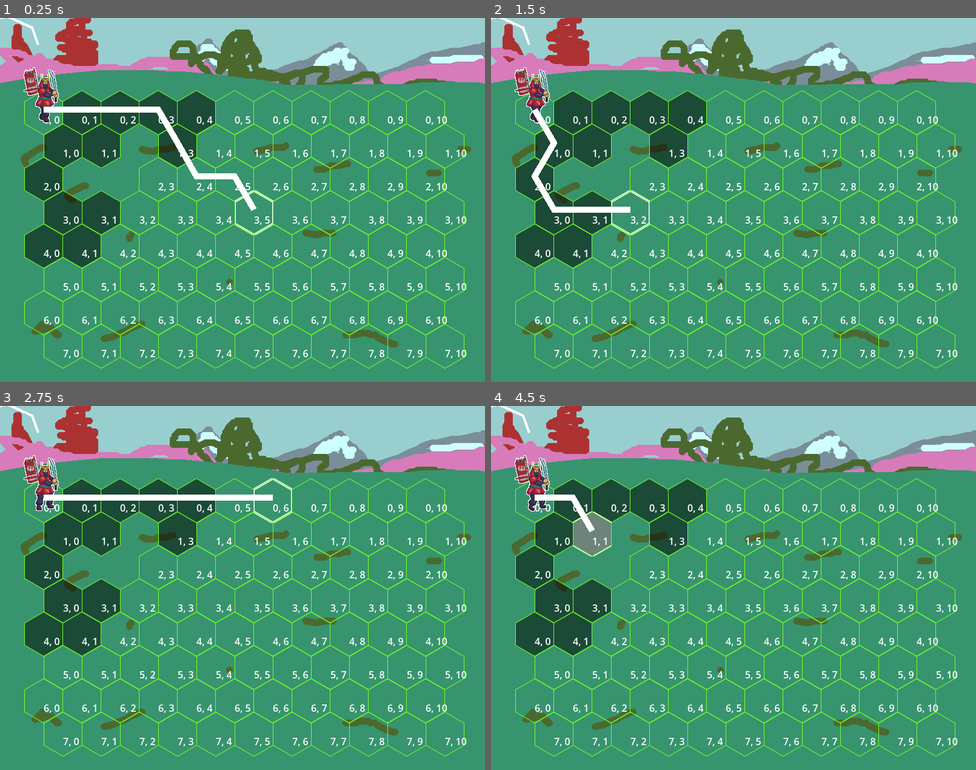
Above: before the commit, frames 1-4 (two rows, left to right).
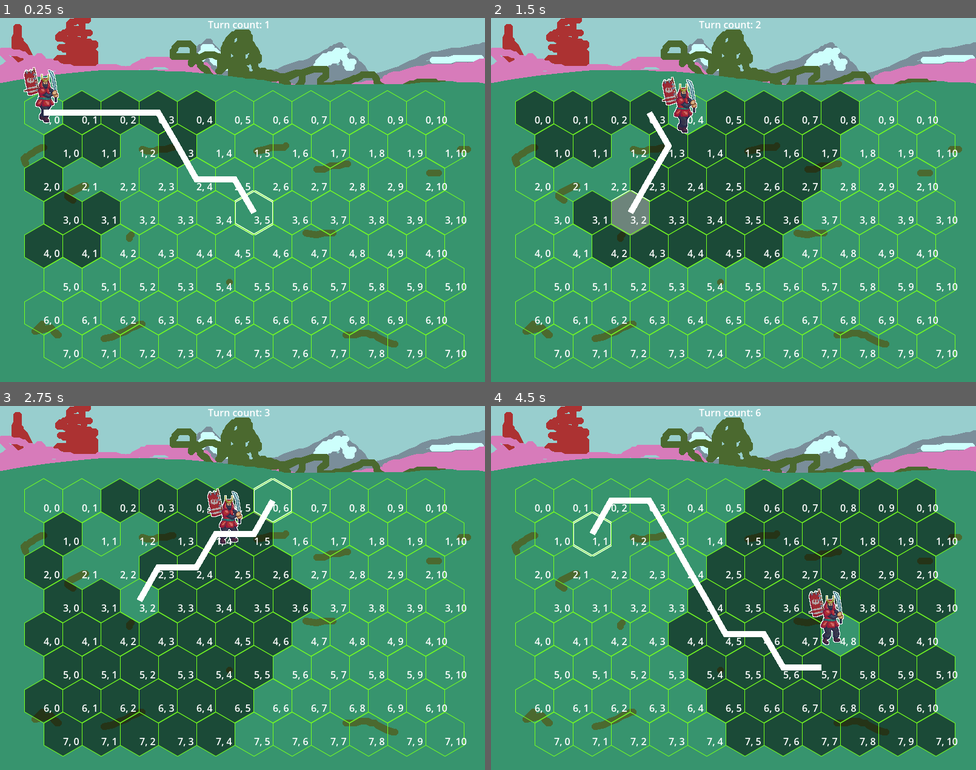
Above: after the commit, the same moments.

Repository: akrupych/nebula
Game: Godot game, scene res://scenes/battle.tscn
The game is run twice, just before and just after one commit, with the same random seed, the same clock (stepped at 60 frames per second) and the same inputs.
Inputs (mouse positions are in pixels of both pictures, inside the frame that each line leads up to):
- Up to frame 1 (0.25 s): no input
- Up to frame 2 (1.5 s): move the mouse to (840, 181) at 0.52 s; click (840, 181) at 0.6 s; move the mouse to (636, 218) at 1.27 s; click (636, 218) at 1.35 s
- Up to frame 3 (2.75 s): move the mouse to (291, 507) at 2.02 s; click (291, 507) at 2.1 s
- Up to frame 4 (4.5 s): move the mouse to (709, 660) at 2.77 s; click (709, 660) at 2.85 s; move the mouse to (879, 642) at 3.52 s; click (879, 642) at 3.6 s; move the mouse to (588, 533) at 4.27 s; click (588, 533) at 4.35 s

The runs differ from the first frame. In frame 1, 0.9% of the frame differs, in the area x 0-56%, y 0-54%; in frame 2, 21%; in frame 3, 25%; in frame 4, 43%, in the area x 0-96%, y 0-97%.

Commit message:
add turn system and movement

Diff:
--- a/project.godot
+++ b/project.godot
@@ -20,6 +20,14 @@
 window/size/viewport_width=800
 window/size/viewport_height=600
 
+[input]
+
+left_mouse_button={
+"deadzone": 0.2,
+"events": [Object(InputEventMouseButton,"resource_local_to_scene":false,"resource_name":"","device":-1,"window_id":0,"alt_pressed":false,"shift_pressed":false,"ctrl_pressed":false,"meta_pressed":false,"button_mask":0,"position":Vector2(0, 0),"global_position":Vector2(0, 0),"factor":1.0,"button_index":1,"canceled":false,"pressed":false,"double_click":false,"script":null)
+]
+}
+
 [rendering]
 
 textures/canvas_textures/default_texture_filter=0
--- a/scenes/battle.tscn
+++ b/scenes/battle.tscn
@@ -6,6 +6,7 @@
 [ext_resource type="PackedScene" uid="uid://b51ewttoobfjy" path="res://scenes/hex.tscn" id="4_yahae"]
 [ext_resource type="Shader" uid="uid://degwetys6ixsf" path="res://shaders/selection.gdshader" id="5_v7i3o"]
 [ext_resource type="Texture2D" uid="uid://b2ipy827jj5dd" path="res://sprites/samurai.png" id="6_66ngm"]
+[ext_resource type="Script" uid="uid://ol5yaeobbmo4" path="res://scripts/samurai.gd" id="7_4k1nj"]
 
 [sub_resource type="ShaderMaterial" id="ShaderMaterial_6t8i5"]
 shader = ExtResource("5_v7i3o")
@@ -88,7 +89,12 @@
 sprite_frames = SubResource("SpriteFrames_sl0w2")
 autoplay = "default"
 frame_progress = 0.282471
+script = ExtResource("7_4k1nj")
+metadata/_custom_type_script = "uid://ol5yaeobbmo4"
 
-[node name="Line2D" type="Line2D" parent="."]
-points = PackedVector2Array(0, 0, 0, 0, 0, 0, 12, -2, 18, 0, 53, 16, 63, 44)
-width = 4.0
+[node name="TurnCounter" type="Label" parent="."]
+offset_left = 343.0
+offset_top = -1.0
+offset_right = 446.0
+offset_bottom = 22.0
+text = "Turn count: 1"
--- /dev/null
+++ b/scenes/samurai.tscn
@@ -0,0 +1,65 @@
+[gd_scene load_steps=12 format=3 uid="uid://8x74ug0242oc"]
+
+[ext_resource type="Shader" uid="uid://degwetys6ixsf" path="res://shaders/selection.gdshader" id="1_tri0m"]
+[ext_resource type="Texture2D" uid="uid://b2ipy827jj5dd" path="res://sprites/samurai.png" id="2_v3kpt"]
+[ext_resource type="Script" uid="uid://ol5yaeobbmo4" path="res://scripts/samurai.gd" id="3_v3kpt"]
+
+[sub_resource type="ShaderMaterial" id="ShaderMaterial_6t8i5"]
+shader = ExtResource("1_tri0m")
+shader_parameter/line_color = Color(1, 1, 1, 1)
+shader_parameter/line_thickness = 1.0
+
+[sub_resource type="AtlasTexture" id="AtlasTexture_dw4jg"]
+atlas = ExtResource("2_v3kpt")
+region = Rect2(0, 0, 100, 100)
+
+[sub_resource type="AtlasTexture" id="AtlasTexture_0npn6"]
+atlas = ExtResource("2_v3kpt")
+region = Rect2(100, 0, 100, 100)
+
+[sub_resource type="AtlasTexture" id="AtlasTexture_mhv3b"]
+atlas = ExtResource("2_v3kpt")
+region = Rect2(200, 0, 100, 100)
+
+[sub_resource type="AtlasTexture" id="AtlasTexture_lcjiy"]
+atlas = ExtResource("2_v3kpt")
+region = Rect2(300, 0, 100, 100)
+
+[sub_resource type="AtlasTexture" id="AtlasTexture_ol6im"]
+atlas = ExtResource("2_v3kpt")
+region = Rect2(400, 0, 100, 100)
+
+[sub_resource type="AtlasTexture" id="AtlasTexture_b1i6x"]
+atlas = ExtResource("2_v3kpt")
+region = Rect2(500, 0, 100, 100)
+
+[sub_resource type="SpriteFrames" id="SpriteFrames_sl0w2"]
+animations = [{
+"frames": [{
+"duration": 1.0,
+"texture": SubResource("AtlasTexture_dw4jg")
+}, {
+"duration": 1.0,
+"texture": SubResource("AtlasTexture_0npn6")
+}, {
+"duration": 1.0,
+"texture": SubResource("AtlasTexture_mhv3b")
+}, {
+"duration": 1.0,
+"texture": SubResource("AtlasTexture_lcjiy")
+}, {
+"duration": 1.0,
+"texture": SubResource("AtlasTexture_ol6im")
+}, {
+"duration": 1.0,
+"texture": SubResource("AtlasTexture_b1i6x")
+}],
+"loop": true,
+"name": &"default",
+"speed": 5.0
+}]
+
+[node name="Samurai" type="AnimatedSprite2D"]
+material = SubResource("ShaderMaterial_6t8i5")
+sprite_frames = SubResource("SpriteFrames_sl0w2")
+script = ExtResource("3_v3kpt")
--- /dev/null
+++ b/scenes/unit.tscn
@@ -0,0 +1,6 @@
+[gd_scene load_steps=2 format=3 uid="uid://b0md08ehvvstn"]
+
+[ext_resource type="Script" uid="uid://cixnp4668fodc" path="res://scripts/unit.gd" id="1_o7ajc"]
+
+[node name="Unit" type="AnimatedSprite2D"]
+script = ExtResource("1_o7ajc")
--- a/scripts/game.gd
+++ b/scripts/game.gd
@@ -1,36 +1,110 @@
 extends Node2D
 
 @onready var grid: Grid = $Grid
+@onready var turn_counter: Label = $TurnCounter
+@onready var samurai: Samurai = $Samurai
+
+var reachable_pivot: Hex
 
 var highlighted_hex: Hex = null
 var last_navigated: Hex = null
 var nav_line: Line2D = null
+const HEXAGON_DEFAULT_TEXTURE = preload("res://sprites/hexagon.png")
 const HEXAGON_FILLED_TEXTURE = preload("res://sprites/hexagon filled.png")
 
 var a_star: AStar3D = AStar3D.new()
+
+@onready var units: Array[Unit] = [samurai]
+var turn_order: int = 0
+var turn_number: int = 0
+
+var is_there_unit_movement: bool = false
+var movement_path: Array[Hex] = []
+var movement_turn: int = 1
+
+var unit_offset_to_hex: Vector2
+
+const MOVEMENT_TURNS: int = 10
 
 func _ready():
 	block_hexes()
-	var start = grid.get_hex(0, 0)
-	fill_reachable(start, 4)
+	for unit in units:
+		unit.underlying_hex = get_hex_at_pos(unit.position)
+	reachable_pivot = units[turn_order].underlying_hex
+	fill_reachable(reachable_pivot, 4)
 	prepare_navigation()
 
 func _process(_delta):
 	highlight_hovered()
 
-	if highlighted_hex != last_navigated and highlighted_hex != null:
+	if turn_order >= units.size():
+		turn_number += 1
+		turn_order = 0
+		turn_counter.text = "Turn count: " + str(turn_number + 1)
+
+	var current_unit: Unit = units[turn_order]
+
+	if is_there_unit_movement:
+		if movement_path.size() < 2:
+			is_there_unit_movement = false
+			movement_path = []
+			movement_turn = 1
+			turn_order += 1
+		else:
+			var from: Hex = movement_path[0]
+			var to: Hex = movement_path[1]
+			var path_step: Vector2 = (to.position - from.position) / MOVEMENT_TURNS
+			current_unit.position = from.position + (path_step * movement_turn) + unit_offset_to_hex
+			movement_turn += 1
+
+			if movement_turn > MOVEMENT_TURNS:
+				print(movement_path)
+				movement_path.pop_front()
+				movement_turn = 1
+				current_unit.underlying_hex = get_hex_at_pos(current_unit.position)
+	if highlighted_hex != null:
+		show_path(current_unit.underlying_hex.get_grid_coordinates(), highlighted_hex.get_grid_coordinates())
+
+		if !is_there_unit_movement and Input.is_action_just_released("left_mouse_button"):
+			var start: Hex = current_unit.underlying_hex
+			var destination: Hex = get_hex_at_cursor()
+
+			var id_path: PackedInt64Array = a_star.get_id_path(get_id_by_pos(start.get_grid_coordinates()), get_id_by_pos(destination.get_grid_coordinates()))
+			movement_path = []
+			for id in id_path:
+				var next_hex: Hex = grid.get_hex_by_pos(get_pos_by_id(id))
+
+				if next_hex.texture == HEXAGON_FILLED_TEXTURE or next_hex == current_unit.underlying_hex:
+					movement_path.append(next_hex)
+				else:
+					break
+
+			is_there_unit_movement = true
+			unit_offset_to_hex = current_unit.position - current_unit.underlying_hex.position
+	if !is_there_unit_movement and reachable_pivot != current_unit.underlying_hex:
+		reachable_pivot = current_unit.underlying_hex
+		grid.reset_grid_textures()
+		fill_reachable(reachable_pivot, 4)
+
+func show_path(start: Vector2, end: Vector2):
+	var point_offset: Vector2 = Vector2(0, -20)
+
+	var start_hex: Hex = grid.get_hex_by_pos(start)
+	var destination_hex: Hex = grid.get_hex_by_pos(end)
+
+	if destination_hex != last_navigated and destination_hex != null:
 		if nav_line != null:
 			self.remove_child(nav_line)
 		nav_line = Line2D.new()
-		var id_path: PackedInt64Array = a_star.get_id_path(0, get_id_by_pos(highlighted_hex.get_grid_coordinates()))
-		var path_points: Array = [grid.get_hex(0, 0).position + Vector2(0, -25)]
+		var id_path: PackedInt64Array = a_star.get_id_path(get_id_by_pos(start), get_id_by_pos(end))
+		var path_points: Array = [grid.get_hex_by_pos(start).position + point_offset]
 		for id in id_path:
 			var pos: Vector2 = get_pos_by_id(id)
-			path_points.append(grid.get_hex_by_pos(pos).position + Vector2(0, -25))
+			path_points.append(grid.get_hex_by_pos(pos).position + point_offset)
 		nav_line.points = PackedVector2Array(path_points)
 
-		print(a_star.get_point_count())
-		print(a_star.get_point_ids())
+		#print(a_star.get_point_count())
+		#print(a_star.get_point_ids())
 		#print(str(path_points))
 		self.add_child(nav_line)
 		last_navigated = highlighted_hex
@@ -118,7 +192,10 @@
 func get_hex_at_cursor() -> Hex:
 	var mouse_coords: Vector2 = get_global_mouse_position()
 
-	var raycast: PhysicsRayQueryParameters2D = PhysicsRayQueryParameters2D.create(mouse_coords, mouse_coords)
+	return get_hex_at_pos(mouse_coords)
+
+func get_hex_at_pos(position: Vector2) -> Hex:
+	var raycast: PhysicsRayQueryParameters2D = PhysicsRayQueryParameters2D.create(position, position)
 
 	raycast.collide_with_areas = true
 	raycast.hit_from_inside = true
@@ -137,7 +214,7 @@
 	var fringes = [] # array of arrays of hexes
 	fringes.append([start])
 	for k in range(1, movement + 1):
-		print("k %s" % k)
+		#print("k %s" % k)
 		fringes.append([])
 		for hex in fringes[k-1]:
 			for dir in range(0, 6): # 0 ≤ dir < 6:
@@ -146,8 +223,8 @@
 					if !visited.has(neighbor):	#add neighbor to visited
 						visited.append(neighbor)
 					fringes[k].append(neighbor)
-					print("(%s" % neighbor.column + ",%s)" % neighbor.row)
-		print()
+					#print("(%s" % neighbor.column + ",%s)" % neighbor.row)
+		#print()
 	return visited
 
 const oddr_direction_differences = [
--- a/scripts/grid.gd
+++ b/scripts/grid.gd
@@ -4,12 +4,14 @@
 const COLUMNS = 11
 const ROWS = 8
 
+const HEXAGON_DEFAULT_TEXTURE = preload("res://sprites/hexagon.png")
+
 @onready var hexagon: Hex = $Hex
 
 @onready var hexagon_right: Hex = $Hex2
 @onready var hexagon_down: Hex = $Hex3
 
-@export var grid: Array = []
+@export var grid: Array[Array] = []
 
 func _ready():
 	prepare_grid()
@@ -37,6 +39,11 @@
 			self.add_child(new_hex)
 			grid[i].append(new_hex)
 
+func reset_grid_textures():
+	for i in range(ROWS):
+		for j in range(COLUMNS):
+			grid[i][j].texture = HEXAGON_DEFAULT_TEXTURE
+
 func delete_initial_hexes():
 	self.remove_child(hexagon)
 	self.remove_child(hexagon_down)
--- a/scripts/hex.gd
+++ b/scripts/hex.gd
@@ -8,8 +8,8 @@
 func _process(_delta):
 	if is_blocked and self.texture != null:
 		self.texture = null
-		self.remove_child(self.get_child(0))
-		self.remove_child(self.get_child(0))
+		for node in self.get_tree().get_nodes_in_group(self.name):
+			self.remove_child(node)
 
 func get_grid_coordinates() -> Vector2:
 	return Vector2(row, column)
--- /dev/null
+++ b/scripts/samurai.gd
@@ -0,0 +1,2 @@
+extends Unit
+class_name Samurai
--- /dev/null
+++ b/scripts/unit.gd
@@ -0,0 +1,4 @@
+extends AnimatedSprite2D
+class_name Unit
+
+@export var underlying_hex: Hex = null
Not shown: 1 places in scenes/battle.tscn that only renumber resources
Not shown, added: scripts/samurai.gd.uid
Not shown, added: scripts/unit.gd.uid
